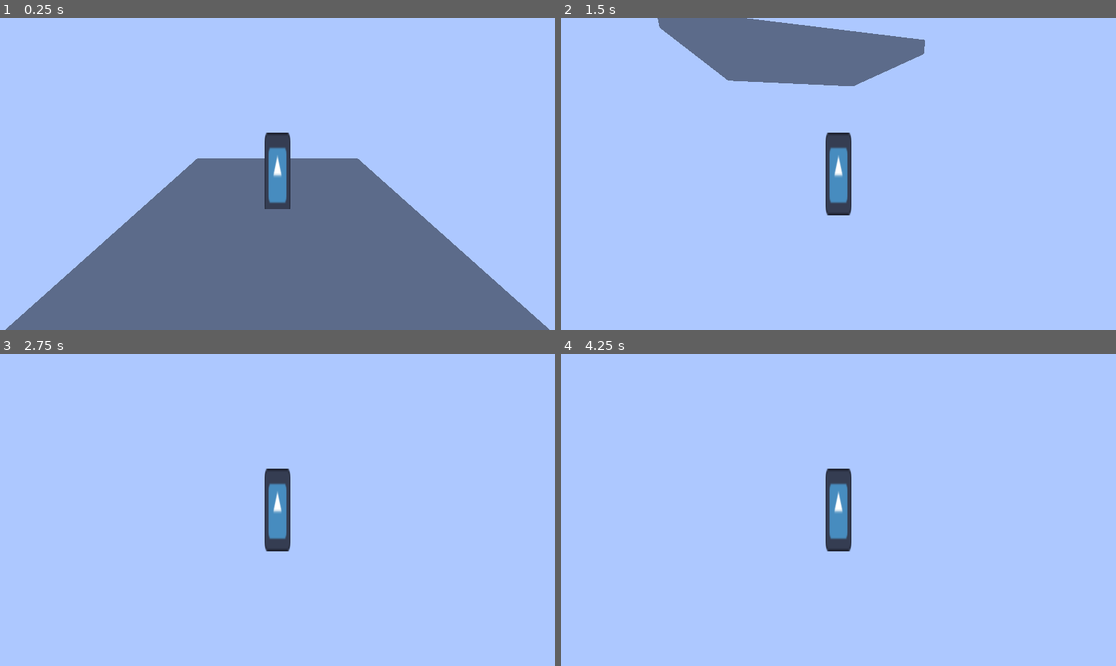
Above: before the commit, frames 1-4 (two rows, left to right).
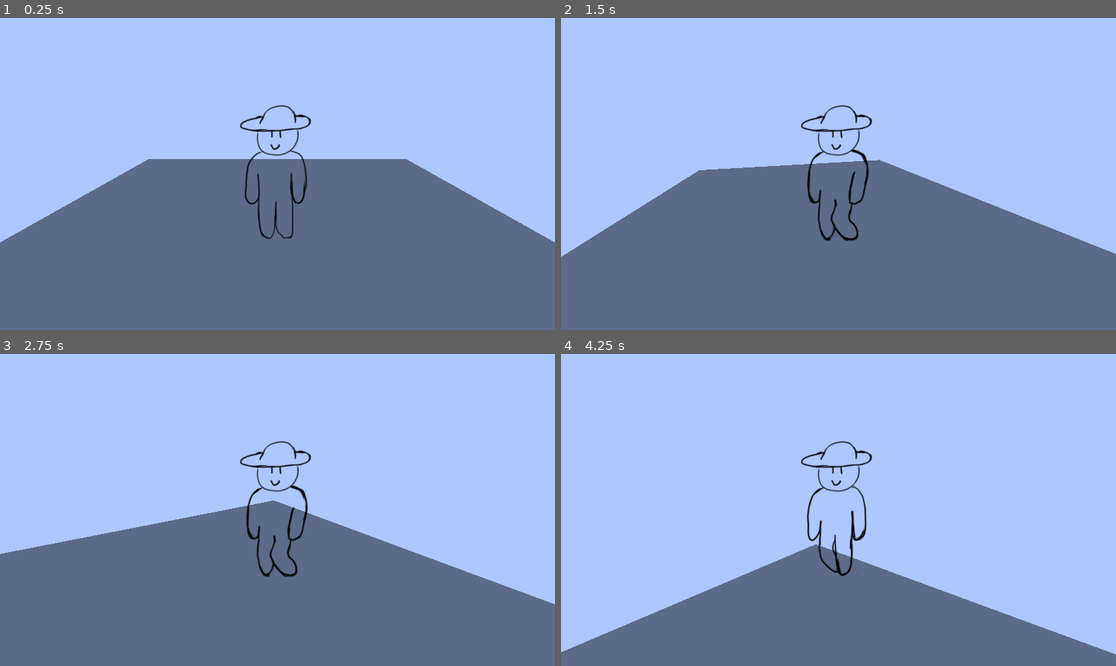
Above: after the commit, the same moments.

Repository: ronituohino/farming
Game: Godot game, scene res://scenes/main.tscn
Same seed, same stepped clock (60 frames per second), same inputs: the game is played once before the commit and once after it. The engine's default icon, where the game draws it, is replaced by a stand-in: a white triangle on a blue panel in a dark square.
Inputs (mouse positions are in pixels of both pictures, inside the frame that each line leads up to):
- Up to frame 1 (0.25 s): no input
- Up to frame 2 (1.5 s): tap Enter at 0.5 s; move the mouse to (960, 158) at 0.52 s; press the mouse at (960, 158) at 0.53 s; hold D (move_right) 0.53-1.28 s; tap Space (jump) at 0.77 s; move the mouse to (810, 174) at 1.27 s; release the mouse at (810, 174) at 1.28 s; hold W (move_up) from 1.28 s (still down); click (810, 174) at 1.35 s
- Up to frame 3 (2.75 s): keep holding W (move_up); tap Space (jump) at 1.52 s; move the mouse to (288, 503) at 2.02 s; press the mouse at (288, 503) at 2.03 s
- Up to frame 4 (4.25 s): keep holding W (move_up); move the mouse to (832, 516) at 2.77 s; release the mouse at (832, 516) at 2.78 s; click (832, 516) at 2.85 s; tap Space (jump) at 3.02, 3.77 s; move the mouse to (877, 513) at 3.52 s; press the mouse at (877, 513) at 3.53 s

The runs differ from the first frame. In frame 1, 15% of the frame differs, in the area x 0-100%, y 27-100%; in frame 2, 51%, in the area x 0-100%, y 0-100%; in frame 3, 41%; in frame 4, 23%.

Commit message:
Add walking animations

Diff:
--- a/scenes/player.gd
+++ b/assets/player/player.gd
@@ -10,6 +10,7 @@
 
 @onready var _camera: Node3D = %Camera3D
 @onready var _camera_pivot: Node3D = %CameraPivot
+@onready var _sprite: AnimatedSprite3D = %AnimatedSprite3D
 
 var _camera_input_direction := Vector2.ZERO
 
@@ -46,6 +47,15 @@
 	move_direction.y = 0.0
 	move_direction = move_direction.normalized()
 
+	if raw_input.x == 0.0 and raw_input.y == 0.0:
+		_sprite.play("idle")
+	else:
+		_sprite.play("walk", 1.25)
+		if raw_input.x == 0.0:
+			_sprite.flip_h = raw_input.y > 0.0
+		else:
+			_sprite.flip_h = raw_input.x > 0.0
+
 	var y_velocity := velocity.y
 	velocity.y = 0.0
 	velocity = velocity.move_toward(move_direction * move_speed, acceleration * delta)
--- /dev/null
+++ b/assets/player/player.tscn
@@ -0,0 +1,67 @@
+[gd_scene format=3 uid="uid://jiixexlwynhy"]
+
+[ext_resource type="Script" uid="uid://chsml7uxndr2t" path="res://assets/player/player.gd" id="1_g2els"]
+[ext_resource type="Texture2D" uid="uid://b3xg86fa8ur5y" path="res://assets/player/animations/idle/idle.png" id="2_toylo"]
+[ext_resource type="Texture2D" uid="uid://dd2j8euqxvemf" path="res://assets/player/animations/walk/walk1.png" id="3_tb4ck"]
+[ext_resource type="Texture2D" uid="uid://bl1qogl8ukqc6" path="res://assets/player/animations/walk/walk2.png" id="4_kwvpd"]
+[ext_resource type="Texture2D" uid="uid://30hey35nq424" path="res://assets/player/animations/walk/walk3.png" id="5_op4fd"]
+[ext_resource type="Texture2D" uid="uid://bkpyrndat4h6p" path="res://assets/player/animations/walk/walk4.png" id="6_m2mll"]
+
+[sub_resource type="CapsuleShape3D" id="CapsuleShape3D_sugp2"]
+radius = 2.04
+height = 7.076059
+
+[sub_resource type="SpriteFrames" id="SpriteFrames_g2els"]
+animations = [{
+"frames": [{
+"duration": 1.0,
+"texture": ExtResource("2_toylo")
+}],
+"loop": true,
+"name": &"idle",
+"speed": 5.0
+}, {
+"frames": [{
+"duration": 1.0,
+"texture": ExtResource("3_tb4ck")
+}, {
+"duration": 1.0,
+"texture": ExtResource("4_kwvpd")
+}, {
+"duration": 1.0,
+"texture": ExtResource("5_op4fd")
+}, {
+"duration": 1.0,
+"texture": ExtResource("6_m2mll")
+}],
+"loop": true,
+"name": &"walk",
+"speed": 5.0
+}]
+
+[sub_resource type="SphereShape3D" id="SphereShape3D_g2els"]
+
+[node name="Player3D" type="CharacterBody3D" unique_id=2052042716]
+script = ExtResource("1_g2els")
+
+[node name="CollisionShape3D" type="CollisionShape3D" parent="." unique_id=1058714622]
+transform = Transform3D(1, 0, 0, 0, 1, 0, 0, 0, 1, 0, -0.048438907, 0)
+shape = SubResource("CapsuleShape3D_sugp2")
+
+[node name="AnimatedSprite3D" type="AnimatedSprite3D" parent="." unique_id=550354513]
+unique_name_in_owner = true
+billboard = 1
+sprite_frames = SubResource("SpriteFrames_g2els")
+animation = &"idle"
+
+[node name="CameraPivot" type="Node3D" parent="." unique_id=1634572972]
+unique_name_in_owner = true
+transform = Transform3D(1, 0, 0, 0, 0.9191353, 0.39394188, 0, -0.39394188, 0.9191353, 0, 0, 0)
+
+[node name="SpringArm3D" type="SpringArm3D" parent="CameraPivot" unique_id=949829429]
+shape = SubResource("SphereShape3D_g2els")
+spring_length = 10.0
+
+[node name="Camera3D" type="Camera3D" parent="CameraPivot/SpringArm3D" unique_id=169622289]
+unique_name_in_owner = true
+transform = Transform3D(1, 0, 0, 0, 1.0000001, 0, 0, 0, 1.0000001, 0, 0, 5)
--- a/scenes/main.tscn
+++ b/scenes/main.tscn
@@ -1,7 +1,7 @@
 [gd_scene format=3 uid="uid://cj7a8518kk4mg"]
 
 [ext_resource type="PackedScene" uid="uid://btlc5btwrnln1" path="res://scenes/world.tscn" id="1_0wfyh"]
-[ext_resource type="PackedScene" uid="uid://jiixexlwynhy" path="res://scenes/player.tscn" id="2_sugp2"]
+[ext_resource type="PackedScene" uid="uid://jiixexlwynhy" path="res://assets/player/player.tscn" id="2_sugp2"]
 
 [sub_resource type="Environment" id="Environment_sgp6g"]
 background_mode = 1
@@ -21,7 +21,7 @@
 [node name="World" parent="." unique_id=1591745391 instance=ExtResource("1_0wfyh")]
 
 [node name="Player3D" parent="." unique_id=2052042716 instance=ExtResource("2_sugp2")]
-transform = Transform3D(1, 0, 0, 0, 1, 0, 0, 0, 1, 0, 1.5633421, 0)
+transform = Transform3D(1, 0, 0, 0, 1, 0, 0, 0, 1, 0, 4.066453, 0)
 move_speed = 7.0
 acceleration = 50.0
 gravity = -50
--- a/scenes/player.tscn
+++ /dev/null
@@ -1,33 +0,0 @@
-[gd_scene format=3 uid="uid://jiixexlwynhy"]
-
-[ext_resource type="Texture2D" uid="uid://862557n3iarv" path="res://icon.svg" id="1_3vyb7"]
-[ext_resource type="Script" uid="uid://chsml7uxndr2t" path="res://scenes/player.gd" id="1_g2els"]
-
-[sub_resource type="CapsuleShape3D" id="CapsuleShape3D_sugp2"]
-radius = 0.3
-height = 1.6
-
-[sub_resource type="SphereShape3D" id="SphereShape3D_g2els"]
-
-[node name="Player3D" type="CharacterBody3D" unique_id=2052042716]
-script = ExtResource("1_g2els")
-
-[node name="CollisionShape3D" type="CollisionShape3D" parent="." unique_id=1058714622]
-shape = SubResource("CapsuleShape3D_sugp2")
-
-[node name="Sprite3D" type="Sprite3D" parent="." unique_id=1002094191]
-transform = Transform3D(0.5, 0, 0, 0, 1.6, 0, 0, 0, 0.5, 0, 0, 0)
-billboard = 1
-texture = ExtResource("1_3vyb7")
-
-[node name="CameraPivot" type="Node3D" parent="." unique_id=1634572972]
-unique_name_in_owner = true
-transform = Transform3D(1, 0, 0, 0, 0.9191353, 0.39394188, 0, -0.39394188, 0.9191353, 0, 0, 0)
-
-[node name="SpringArm3D" type="SpringArm3D" parent="CameraPivot" unique_id=949829429]
-shape = SubResource("SphereShape3D_g2els")
-spring_length = 5.0
-
-[node name="Camera3D" type="Camera3D" parent="CameraPivot/SpringArm3D" unique_id=169622289]
-unique_name_in_owner = true
-transform = Transform3D(1, 0, 0, 0, 1.0000001, 0, 0, 0, 1.0000001, 0, 0, 5)
--- a/scenes/world.tscn
+++ b/scenes/world.tscn
@@ -7,7 +7,7 @@
 [sub_resource type="BoxShape3D" id="BoxShape3D_o5qli"]
 
 [node name="World" type="MeshInstance3D" unique_id=1591745391]
-transform = Transform3D(6.76, 0, 0, 0, 0.4, 0, 0, 0, 7.14, 0, 0, 0)
+transform = Transform3D(29.22, 0, 0, 0, 0.4, 0, 0, 0, 25.175, 0, 0, 0)
 mesh = SubResource("BoxMesh_0wfyh")
 
 [node name="StaticBody3D" type="StaticBody3D" parent="." unique_id=670008768]
Binary file added: assets/player/animations/idle/idle.png
Not shown, added: assets/player/animations/idle/idle.png.import
Binary file added: assets/player/animations/walk/walk1.png
Not shown, added: assets/player/animations/walk/walk1.png.import
Binary file added: assets/player/animations/walk/walk2.png
Not shown, added: assets/player/animations/walk/walk2.png.import
Binary file added: assets/player/animations/walk/walk3.png
Not shown, added: assets/player/animations/walk/walk3.png.import
Binary file added: assets/player/animations/walk/walk4.png
Not shown, added: assets/player/animations/walk/walk4.png.import
Renamed: scenes/player.gd.uid -> assets/player/player.gd.uid
